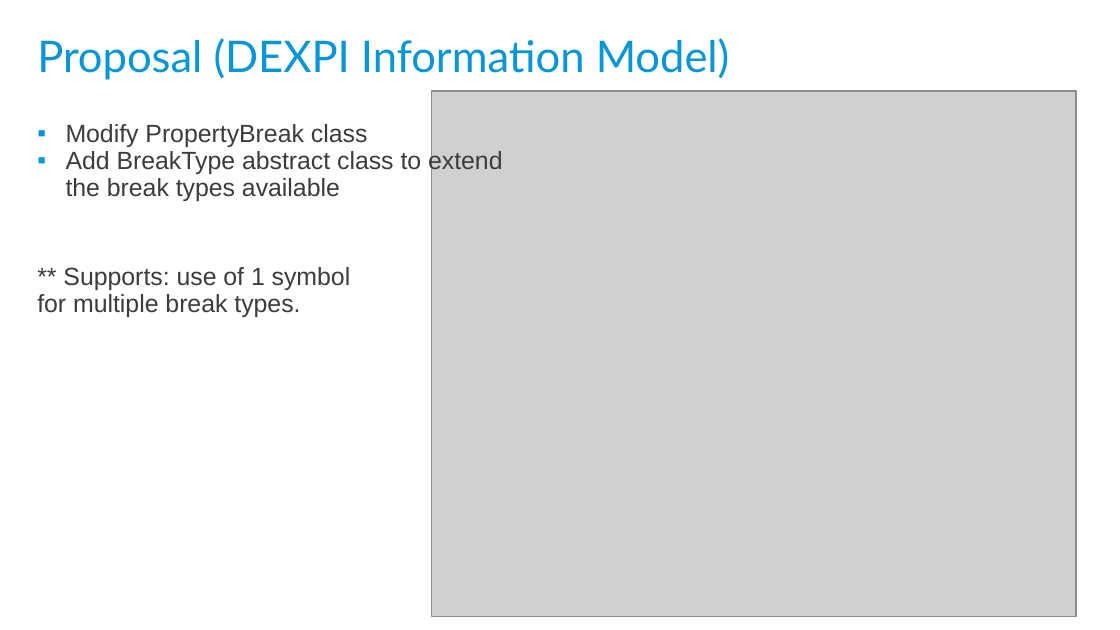
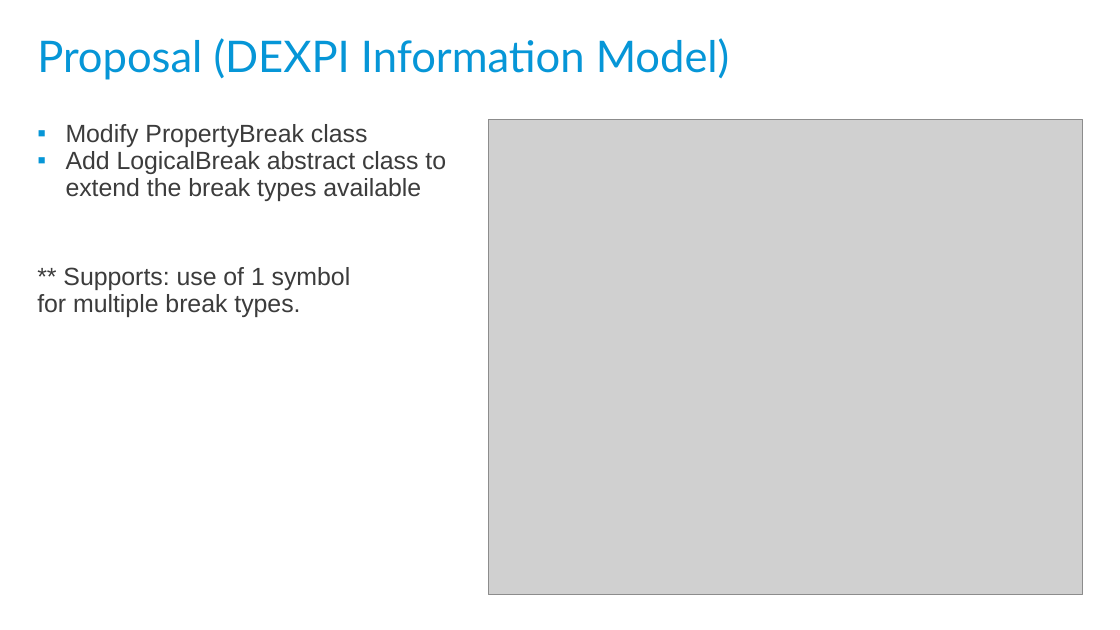
Before and after one commit to ToniaPedersen/DISCDEXPI, a slide deck: slide 3 of ContinuationProject/ContentTeam/PropertyBreak.pptx. Drawn at 1120x630 pixels with LibreOffice and Linux fonts; fonts in the diff are those of the drawing; grey boxes stand for pictures; background and template pictures are left out. Boxes give left, top, right and bottom in pixels: in the first picture for what was removed or moved away, otherwise in the second. Text is boxed around its words. In the diff, an @@ line names an element or a change of style, - is before the commit and + after.

```diff
--- a/ContinuationProject/ContentTeam/PropertyBreak.pptx
+++ b/ContinuationProject/ContentTeam/PropertyBreak.pptx
@@ picture: place and size @@
-picture at <box>432,91,1076,616</box>
+picture at <box>488,120,1083,596</box>
@@ text at <box>66,151,446,201</box>: text changed @@
-▪ Add BreakType abstract class to extend the break types available
+▪ Add LogicalBreak abstract class to extend the break types available
```
Also in this commit, not shown: 1 other slide changed, 2 other files.
